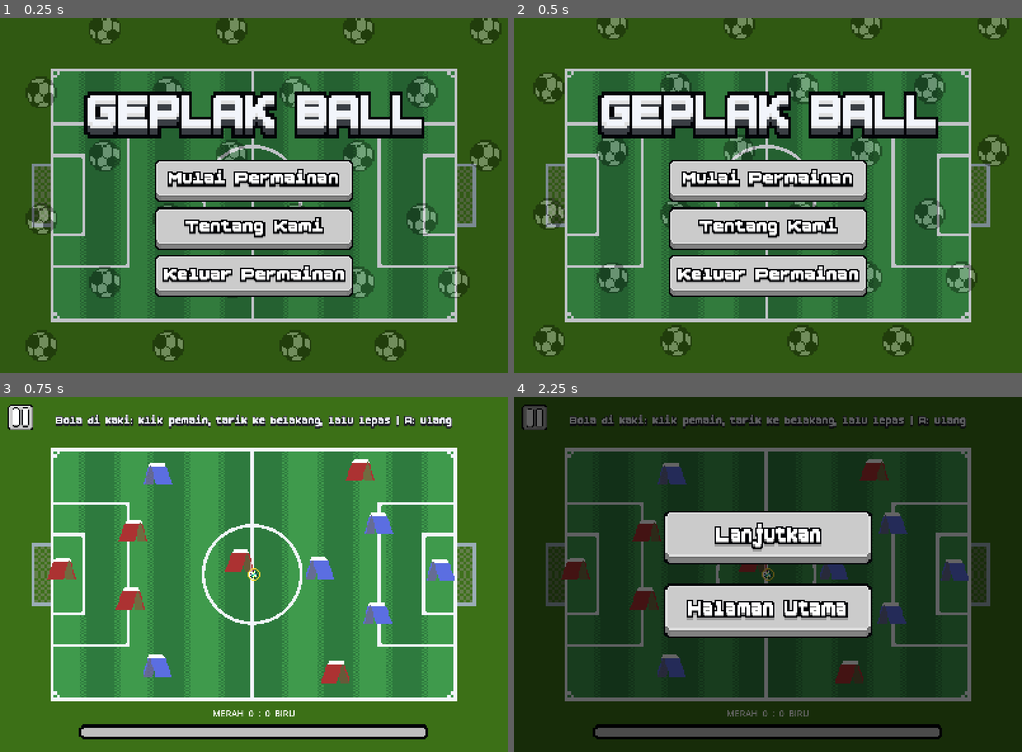
Above: before the commit, frames 1-4 (two rows, left to right).
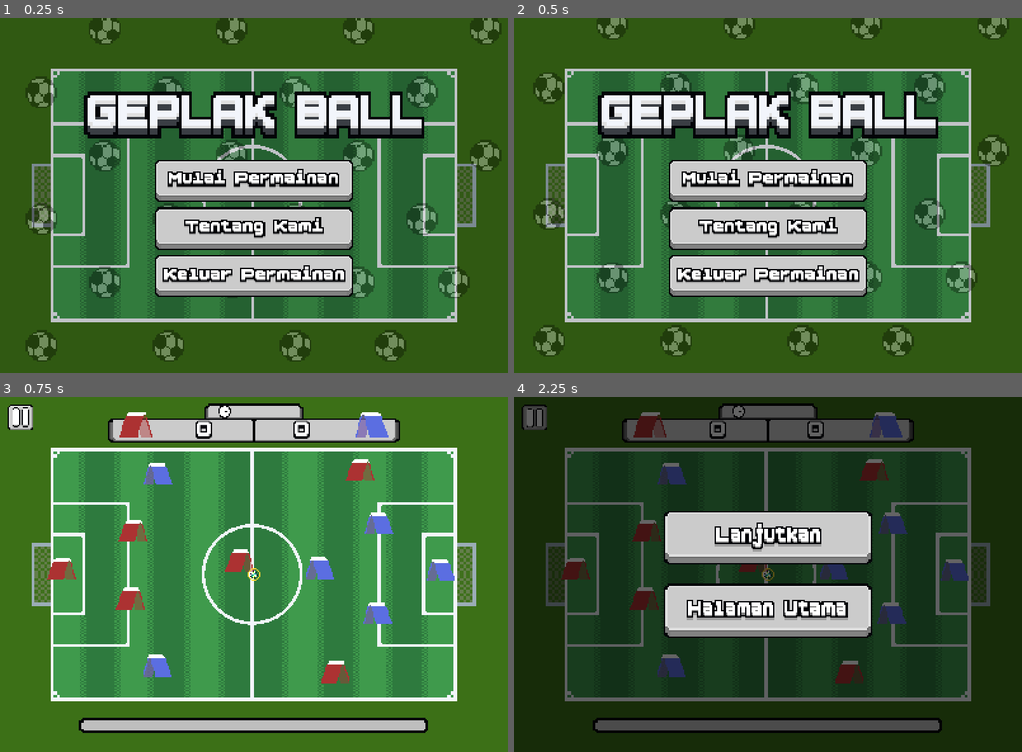
Above: after the commit, the same moments.

Repository: panjifachroni/geplakball
Game: Godot game, scene res://scenes/main_menu.tscn
Two runs of this game, one before a commit and one after it. Both use one fixed random seed, a clock stepped at 60 frames per second and the inputs below. Sound files missing from this copy of the repository are replaced by a short silence.
Inputs (mouse positions are in pixels of both pictures, inside the frame that each line leads up to):
- Up to frame 1 (0.25 s): no input
- Up to frame 2 (0.5 s): no input
- Up to frame 3 (0.75 s): click (254, 560) at 0.5 s
- Up to frame 4 (2.25 s): tap Enter at 1.25 s; move the mouse to (879, 556) at 1.27 s; tap R at 1.35 s; click (879, 556) at 1.42 s; click (534, 418) at 2 s

Frames 1-2 are identical in both runs. In frame 3, 9.1% of the frame differs, in the area x 11-89%, y 1-97%; in frame 4, 8.8%.

Commit message:
update: penambahan scoreboard dan timer board

Diff:
--- a/scenes/main.tscn
+++ b/scenes/main.tscn
@@ -15,6 +15,7 @@
 [ext_resource type="Texture2D" uid="uid://uvda4o7502or" path="res://aset/PowerBar_Energy.png" id="12_jkv2x"]
 [ext_resource type="Texture2D" uid="uid://ctukff7278o16" path="res://aset/Pause Button Normal.png" id="13_jkv2x"]
 [ext_resource type="Texture2D" uid="uid://ce8sbnjbgodyo" path="res://aset/Pause Button HoverPressed.png" id="14_jbj1t"]
+[ext_resource type="Texture2D" uid="uid://o7dsg4vnup6q" path="res://aset/ScoreBoard.png" id="15_jbj1t"]
 
 [sub_resource type="StyleBoxTexture" id="StyleBoxTexture_htemk"]
 texture = ExtResource("13_jkv2x")
@@ -118,6 +119,7 @@
 [node name="HUD" type="CanvasLayer" parent="." unique_id=218331897]
 
 [node name="Status" type="Label" parent="HUD" unique_id=709920062]
+visible = false
 modulate = Color(0.9490196, 0.9607843, 0.9843137, 1)
 offset_left = 70.0
 offset_top = 54.0
@@ -131,6 +133,7 @@
 horizontal_alignment = 1
 
 [node name="Status2" type="Label" parent="HUD" unique_id=1400047654]
+visible = false
 z_index = -1
 offset_left = 70.0
 offset_top = 59.0
@@ -160,24 +163,15 @@
 anchor_right = 0.5
 anchor_bottom = 0.5
 offset_left = -550.0
-offset_top = 472.0
+offset_top = 452.0
 offset_right = 550.0
-offset_bottom = 522.0
+offset_bottom = 502.0
 grow_horizontal = 2
 grow_vertical = 2
 mouse_filter = 2
 texture_under = ExtResource("10_trceg")
 texture_over = ExtResource("11_a8y0u")
 texture_progress = ExtResource("12_jkv2x")
-
-[node name="Score" type="Label" parent="HUD" unique_id=378370543]
-offset_left = 400.0
-offset_top = 980.0
-offset_right = 1200.0
-offset_bottom = 1025.0
-theme_override_font_sizes/font_size = 28
-text = "MERAH  0  :  0  BIRU"
-horizontal_alignment = 1
 
 [node name="Button" type="Button" parent="HUD" unique_id=1737405733]
 offset_left = 25.0
@@ -188,6 +182,70 @@
 theme_override_styles/pressed = SubResource("StyleBoxTexture_14cdr")
 theme_override_styles/hover = SubResource("StyleBoxTexture_q4lci")
 
+[node name="TextureRect" type="TextureRect" parent="HUD" unique_id=1682766810]
+anchors_preset = 8
+anchor_left = 0.5
+anchor_top = 0.5
+anchor_right = 0.5
+anchor_bottom = 0.5
+offset_left = -460.0
+offset_top = -544.0
+offset_right = 460.0
+offset_bottom = -414.0
+grow_horizontal = 2
+grow_vertical = 2
+texture = ExtResource("15_jbj1t")
+
+[node name="ScoreRedShadow" type="Label" parent="HUD" unique_id=1542108694]
+offset_left = 615.0
+offset_top = 67.0
+offset_right = 677.0
+offset_bottom = 164.0
+theme_override_colors/font_color = Color(0.011764706, 0.015686275, 0.03137255, 1)
+theme_override_colors/font_outline_color = Color(0.011764706, 0.015686275, 0.03137255, 1)
+theme_override_constants/outline_size = 15
+theme_override_fonts/font = ExtResource("8_tipki")
+theme_override_font_sizes/font_size = 90
+text = "0"
+horizontal_alignment = 1
+
+[node name="ScoreRed" type="Label" parent="HUD" unique_id=1804063116]
+offset_left = 615.0
+offset_top = 61.0
+offset_right = 677.0
+offset_bottom = 158.0
+theme_override_colors/font_outline_color = Color(0.011764706, 0.015686275, 0.03137255, 1)
+theme_override_constants/outline_size = 15
+theme_override_fonts/font = ExtResource("8_tipki")
+theme_override_font_sizes/font_size = 90
+text = "0"
+horizontal_alignment = 1
+
+[node name="ScoreBlueShadow" type="Label" parent="HUD" unique_id=1315237332]
+offset_left = 923.0
+offset_top = 67.0
+offset_right = 985.0
+offset_bottom = 164.0
+theme_override_colors/font_color = Color(0.011764706, 0.015686275, 0.03137255, 1)
+theme_override_colors/font_outline_color = Color(0.011764706, 0.015686275, 0.03137255, 1)
+theme_override_constants/outline_size = 15
+theme_override_fonts/font = ExtResource("8_tipki")
+theme_override_font_sizes/font_size = 90
+text = "0"
+horizontal_alignment = 1
+
+[node name="ScoreBlue" type="Label" parent="HUD" unique_id=1104676178]
+offset_left = 923.0
+offset_top = 61.0
+offset_right = 985.0
+offset_bottom = 158.0
+theme_override_colors/font_outline_color = Color(0.011764706, 0.015686275, 0.03137255, 1)
+theme_override_constants/outline_size = 15
+theme_override_fonts/font = ExtResource("8_tipki")
+theme_override_font_sizes/font_size = 90
+text = "0"
+horizontal_alignment = 1
+
 [node name="PauseMenu" parent="." unique_id=455983114 instance=ExtResource("9_85g3d")]
 visible = false
 
--- a/scripts/match.gd
+++ b/scripts/match.gd
@@ -162,7 +162,10 @@
 	else:
 		$HUD/Status.text = "Bola di kaki: klik pemain, tarik ke belakang, lalu lepas | R: ulang"
 		$HUD/Status2.text = "Bola di kaki: klik pemain, tarik ke belakang, lalu lepas | R: ulang"
-	$HUD/Score.text = "MERAH  %d  :  %d  BIRU" % score
+	$HUD/ScoreRed.text = str(score[0])
+	$HUD/ScoreRedShadow.text = str(score[0])
+	$HUD/ScoreBlue.text = str(score[1])
+	$HUD/ScoreBlueShadow.text = str(score[1])
 	$AimOverlay.queue_redraw()
 
 
Binary file added: aset/ScoreBoard.png
Not shown, added: aset/ScoreBoard.png.import
